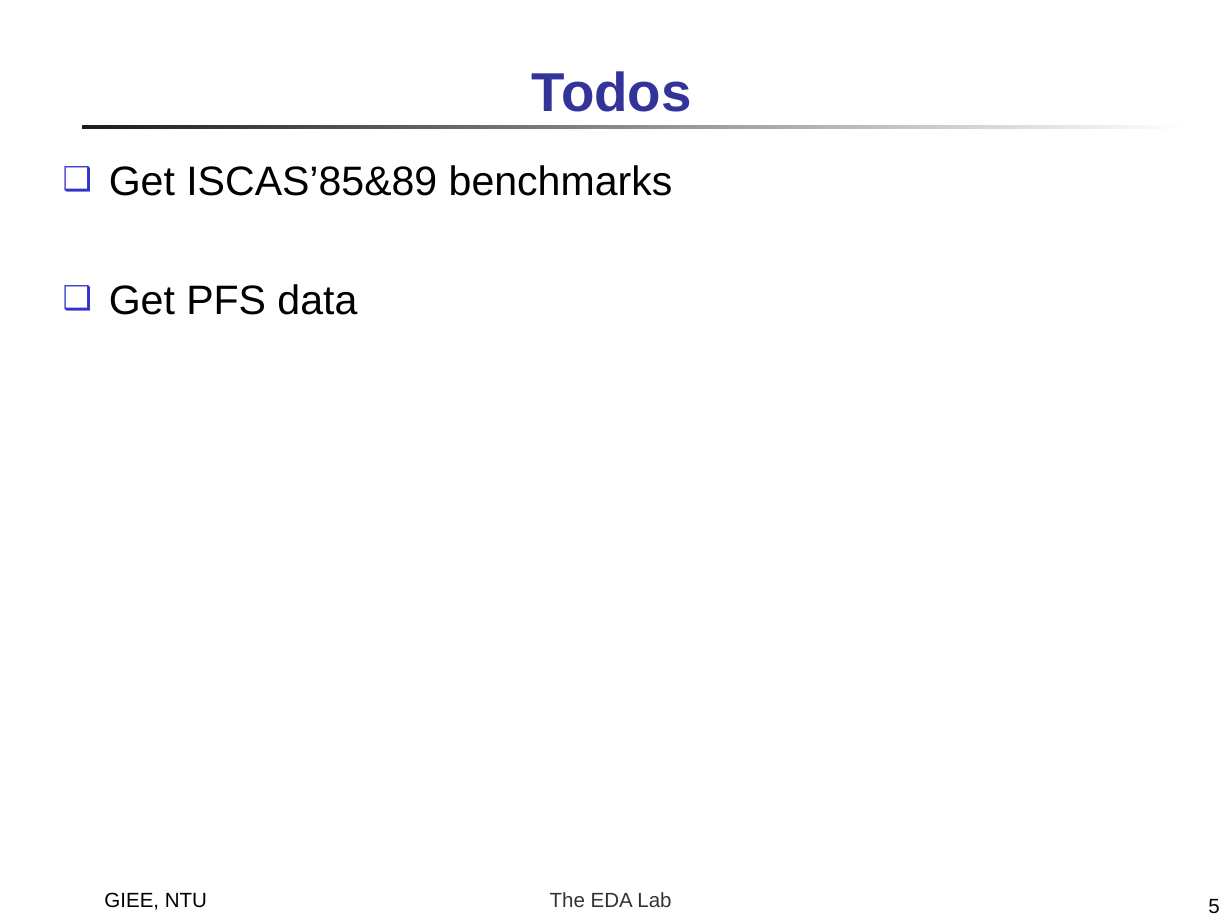
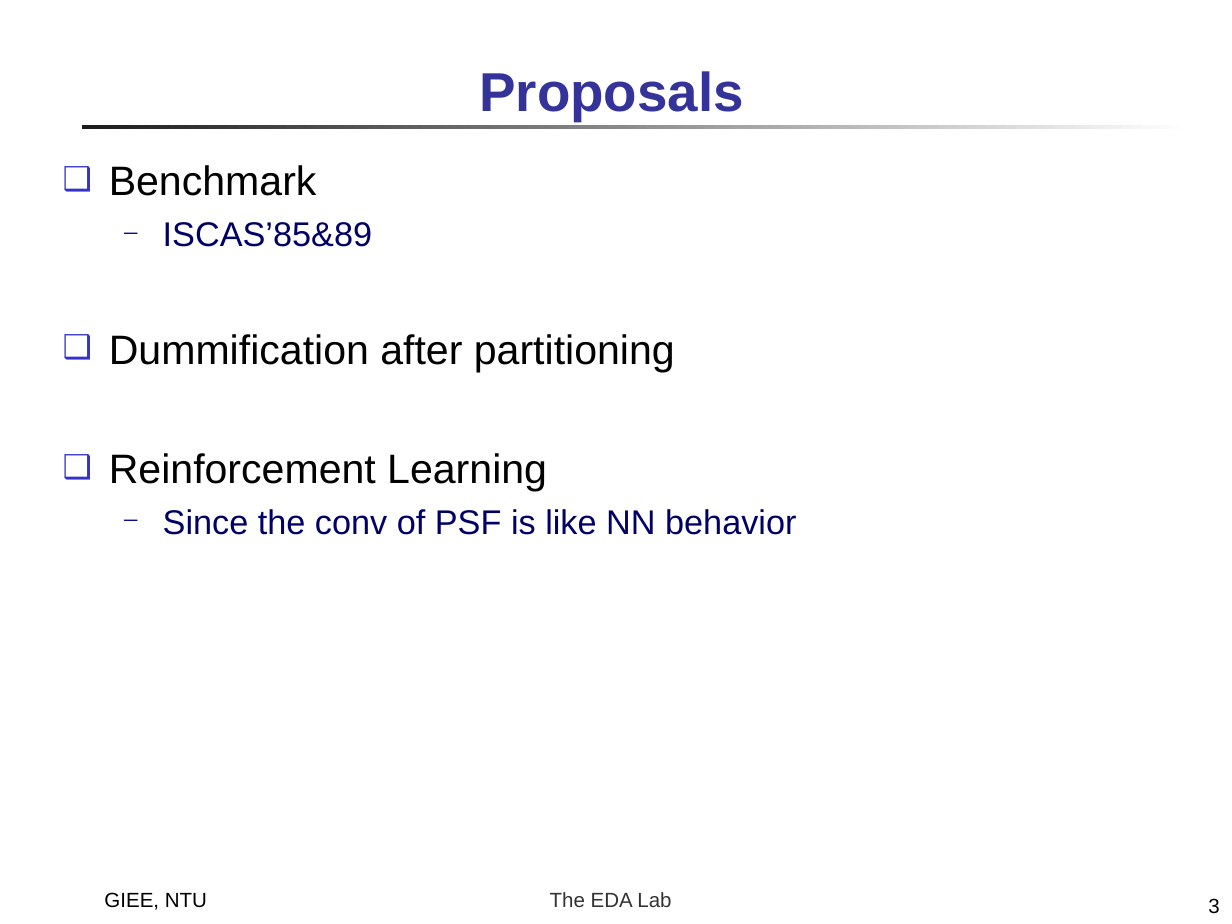
Before and after one commit to doctry/paper, a slide deck: slide 3 of weekly/EUVDP_2020_01_07.ppt (slide 5 before the commit). Drawn at 1232x924 pixels with LibreOffice and Linux fonts; fonts in the diff are those of the drawing. Boxes give left, top, right and bottom in pixels: in the first picture for what was removed or moved away, otherwise in the second. Text is boxed around its words. In the diff, an @@ line names an element or a change of style, - is before the commit and + after.

```diff
--- a/weekly/EUVDP_2020_01_07.ppt
+++ b/weekly/EUVDP_2020_01_07.ppt
@@ title at box(479, 71, 744, 121): text changed @@
-Todos
+Proposals
@@ text at box(109, 165, 796, 535): text changed @@
-❑ Get ISCAS’85&89 benchmarks
-❑ Get PFS data
+❑ Benchmark
+  ─ ISCAS’85&89
+❑ Dummification after partitioning
+❑ Reinforcement Learning
+  ─ Since the conv of PSF is like NN behavior
@@ page number at box(1208, 898, 1219, 914): text changed @@
-5
+3
```
Also in this commit, not shown: 1 other slide changed, 1 slide added, 2 slides removed, 1 other file.
